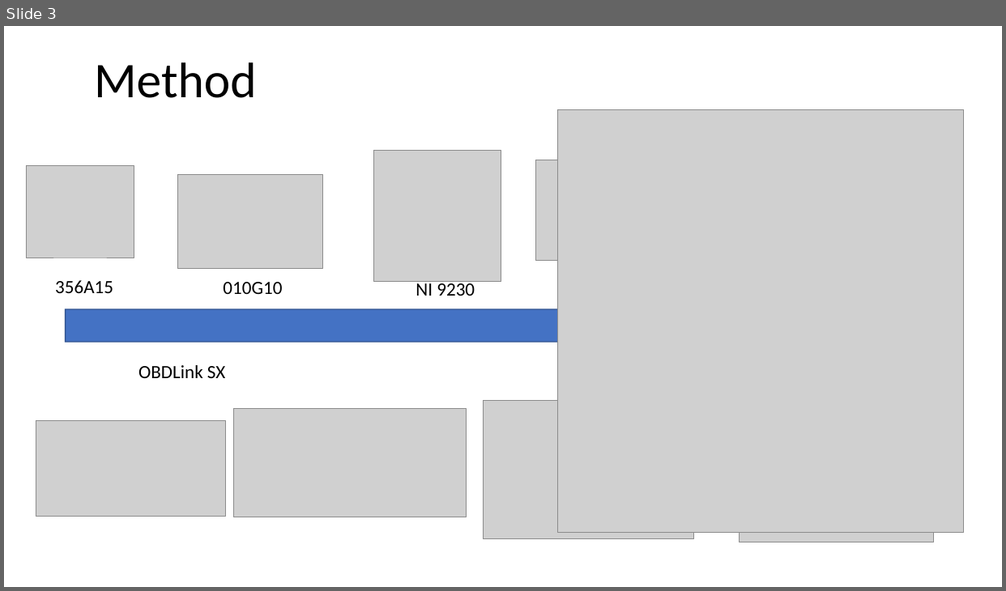
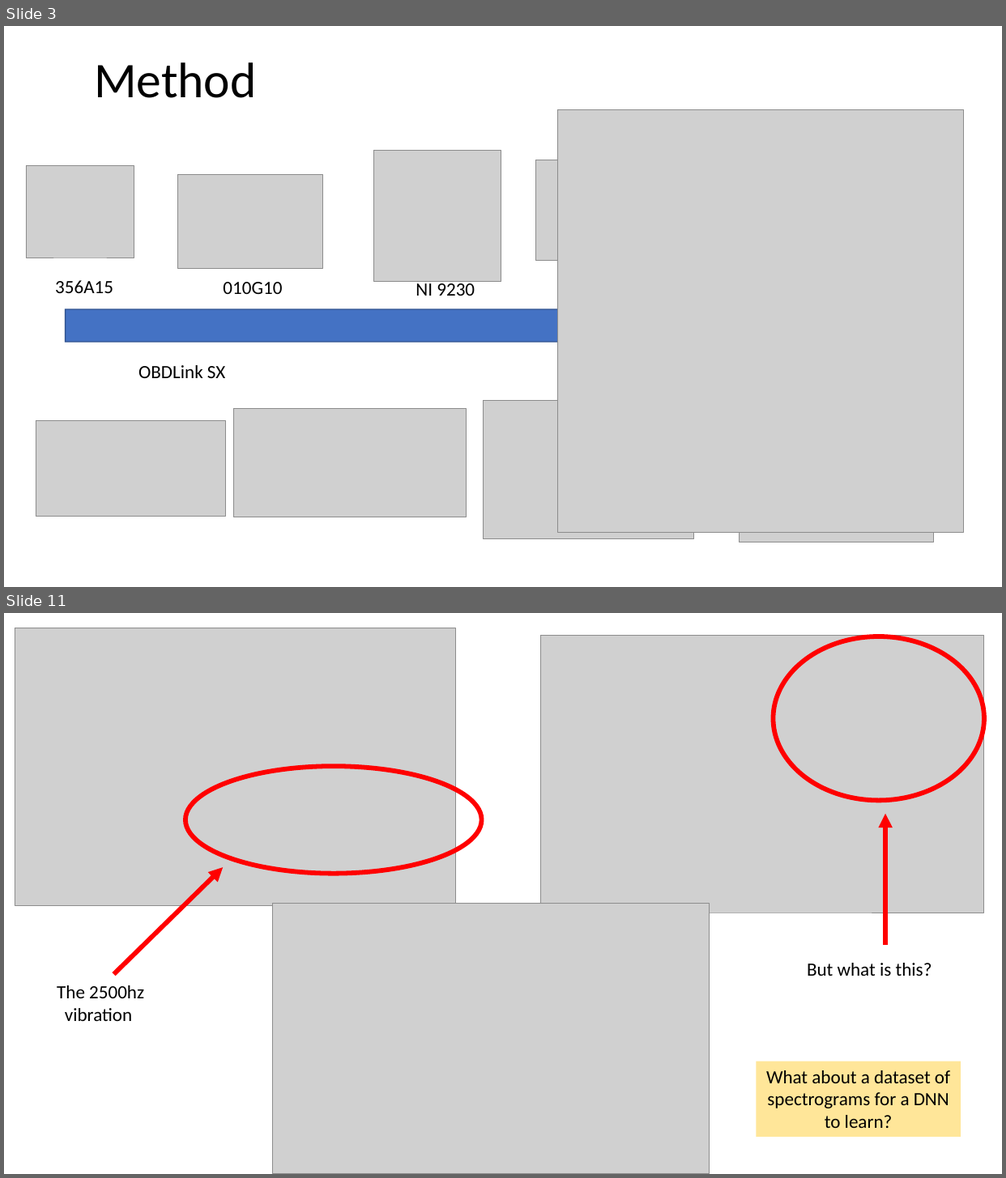
Before and after one commit to darrahts/engineAnalysis, a slide deck: engineSetupPrelim.pptx. Shown one above the other, each under a label of ours: slide 3 before the commit, slides 3 and 11 after it; the slides between them are not shown. The pictures are 1006x591 and 1006x1178 pixels, drawn with LibreOffice and Linux fonts; fonts in the diff are those of the drawing; grey boxes stand for pictures. Boxes give left, top, right and bottom in pixels: in the first picture for what was removed or moved away, otherwise in the second. Text is boxed around its words. In the diff, an @@ line names an element or a change of style, - is before the commit and + after.

```diff
--- a/engineSetupPrelim.pptx
+++ b/engineSetupPrelim.pptx
@@ slide 11 added at box(4, 613, 1002, 1174), background #FFFFFF @@
@@ picture added at box(15, 628, 455, 905) @@
@@ picture added at box(541, 635, 984, 913) @@
@@ ellipse added at box(774, 636, 985, 800), outline #FF0000 4.5 pt @@
@@ ellipse added at box(185, 766, 482, 874), outline #FF0000 4.5 pt @@
@@ arrow added from (886, 945) to (886, 814), #FF0000 4.5 pt @@
@@ arrow added from (114, 974) to (223, 867), #FF0000 4.5 pt @@
@@ picture added at box(273, 904, 710, 1174) @@
@@ text added at box(807, 963, 932, 976), 18 pt, text #000000 @@
+But what is this?
@@ text added at box(57, 986, 144, 1021), 18 pt, text #000000 @@
+The 2500hz vibration
@@ rectangle added at box(756, 1062, 961, 1137), fill #FFE699, 18 pt, text #000000 @@
+What about a dataset of spectrograms for a DNN to learn?
```
Also in this commit, not shown: 1 slide changed, 8 other slides added, 8 slides removed.
